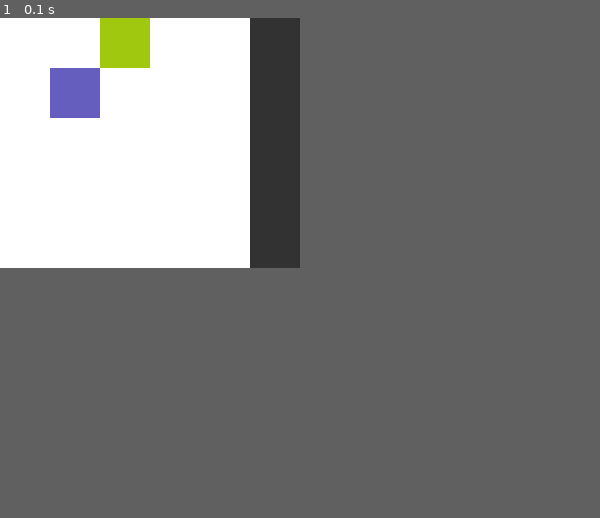
Above: before the commit, frame 1.
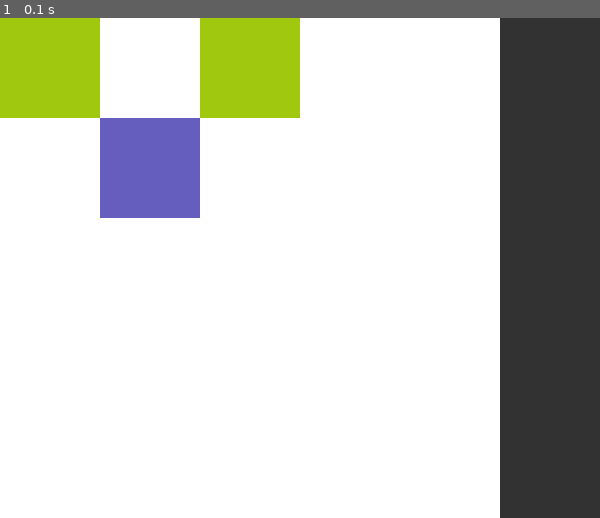
Above: after the commit, the same moment.

Repository: Daniel908009/Pixel-Strategy-Pygame
Game: pygame game, started from main.py
Two runs of this game, one before a commit and one after it. Both use one fixed random seed, a clock stepped at 60 frames per second and the inputs below.
Inputs:
- Up to frame 1 (0.1 s): no input
In our replay, the window is 300x250 before the commit and 600x500 after it. These sizes can differ from the game's own. Grey fills any space a smaller window leaves; there, only what the larger window draws over its background counts as a difference.

The runs differ from the first frame. In frame 1, 30% of the frame differs, in the area x 0-100%, y 0-100%.

Commit message:
Change coordinates to a tuple, now all other logic will be easier
also I did some testing with the code to see how it behaves...

Diff:
--- a/main.py
+++ b/main.py
@@ -6,7 +6,7 @@
 
 # map logic and free tiles logic
 map_size = 5
-pixel_size = 50
+pixel_size = 100
 controlwindowsize = pixel_size
 map = []
 map_free_tiles = map_size*map_size
@@ -28,7 +28,6 @@
 
 # creating players and setting their initial position
 players = []
-which_player_occupies_what = []
 num_players = 2
 for i in range(num_players):
     playercoords1 = (random.randint(0, map_size-1), random.randint(0, map_size-1))
@@ -36,7 +35,7 @@
     players.append(
         {
             "color": (random.randint(0, 255), random.randint(0, 255), random.randint(0, 255)),
-            "coordinates": (playercoords1[0], playercoords1[1]),
+            "coordinates": [(playercoords1[0], playercoords1[1])],
             "num_of_tiles": 1
         }
     )
@@ -56,12 +55,15 @@
     global map_free_tiles, map_occupied_tiles, index_version_of_free_tiles
     map_free_tiles -= num_players
     for i in range(num_players):
-        map_occupied_tiles.append(players[i]["coordinates"])
-        index_version_of_free_tiles.remove(players[i]["coordinates"])
+        map_occupied_tiles.append(players[i]["coordinates"][0])
+        index_version_of_free_tiles.remove(players[i]["coordinates"][0])
 
 
 running = True
 initial_check = True
+
+#here for testing purposes
+players[0]["coordinates"].append((0, 0))
 
 # Main loop
 while running:
@@ -99,10 +101,6 @@
                     players[random.choice(list_of_similar)]["color"] = (random.randint(0, 255), random.randint(0, 255), random.randint(0, 255))
                     list_of_similar.clear()
 
-    #which player has which tile
-        for i in range(num_players):
-            which_player_occupies_what.append(players[i]["coordinates"])
-
     # removing occupied tiles from free tiles
         remove_occupied_tiles()
 
@@ -111,9 +109,9 @@
 
     # Drawing players and player controlled tiles
     for i in range(num_players):
-        pygame.draw.rect(screen, players[i]["color"], (players[i]["coordinates"][0]*pixel_size, players[i]["coordinates"][1]*pixel_size, pixel_size, pixel_size))
-        for j in range(players[i]["num_of_tiles"]):
-            pygame.draw.rect(screen, players[i]["color"], (players[i]["coordinates"][0]*pixel_size, players[i]["coordinates"][1]*pixel_size, pixel_size, pixel_size))
+        for j in range(len(players[i]["coordinates"])):
+            pygame.draw.rect(screen, players[i]["color"], (players[i]["coordinates"][j][0]*pixel_size, players[i]["coordinates"][j][1]*pixel_size, pixel_size, pixel_size))
+
 
     # peacefull expansion logic
     expandsion_initial()
